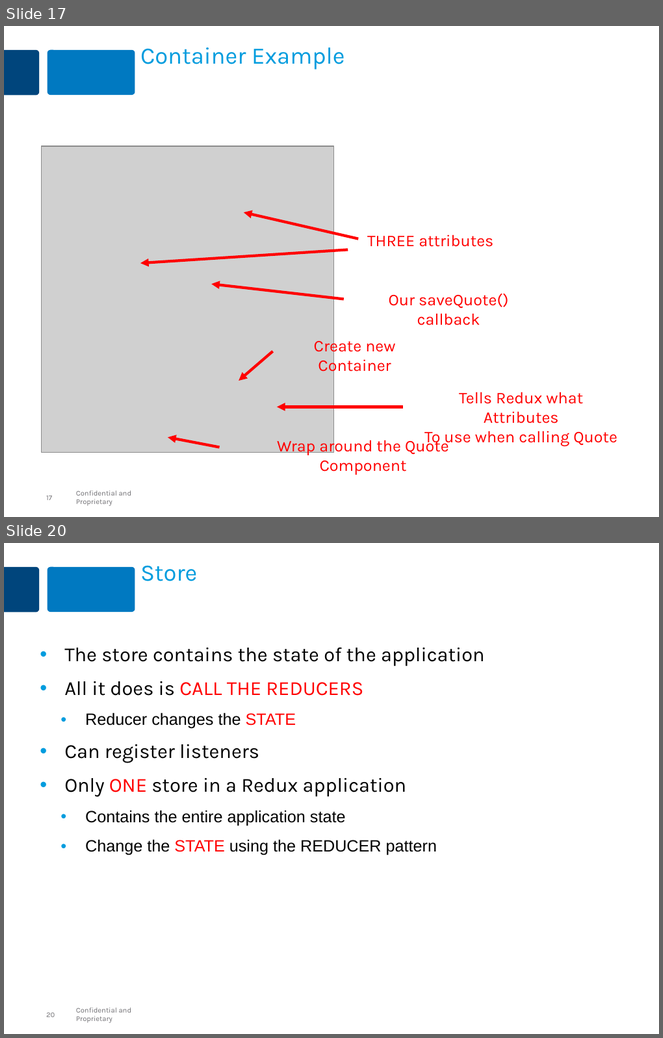
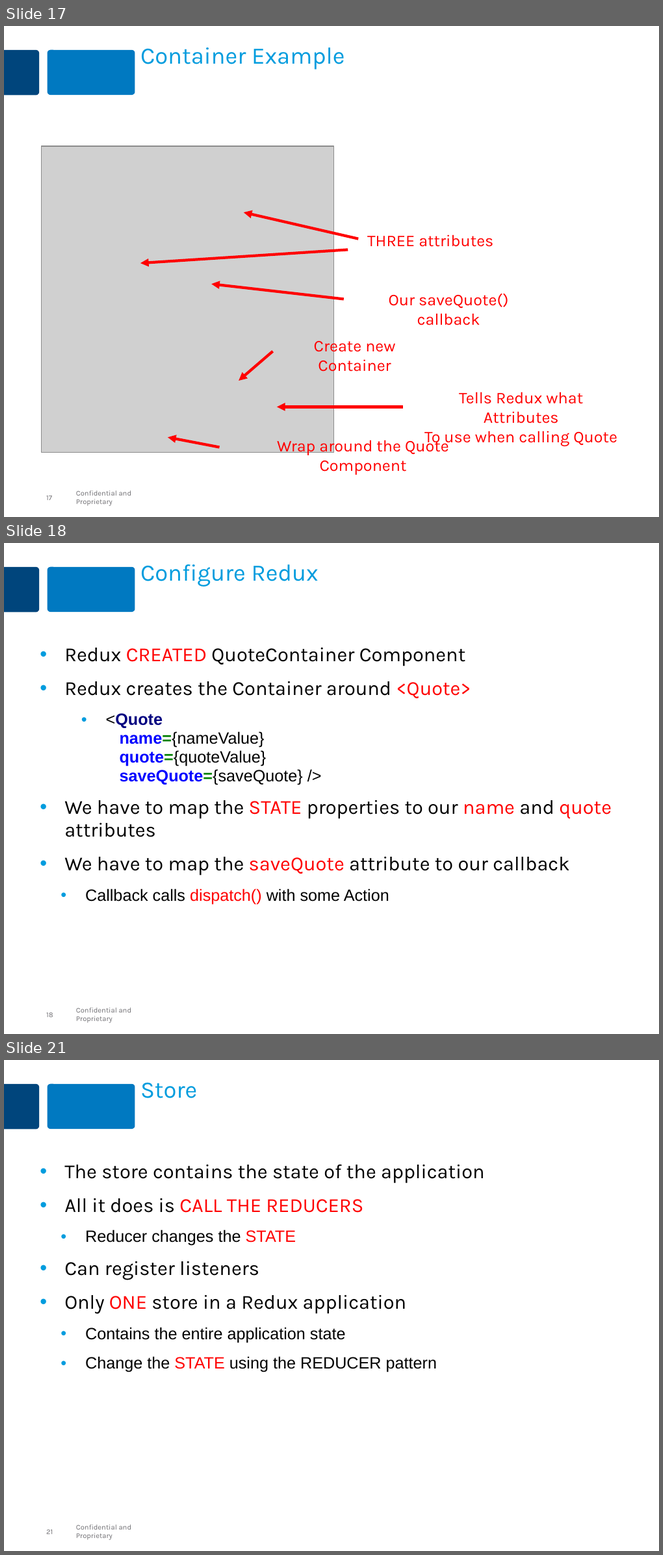
Before and after one commit to MaxMillington/react_practice, a slide deck: lesson-react-40-redux/react-redux.pptx. Shown one above the other, each under a label of ours: slides 17 and 20 before the commit, slides 17, 18 and 21 after it; the slides between them are not shown. The pictures are 663x1038 and 663x1555 pixels, drawn with LibreOffice and Linux fonts; fonts in the diff are those of the drawing; grey boxes stand for pictures. Boxes give left, top, right and bottom in pixels: in the first picture for what was removed or moved away, otherwise in the second. Text is boxed around its words. In the diff, an @@ line names an element or a change of style, - is before the commit and + after.

```diff
--- a/lesson-react-40-redux/react-redux.pptx
+++ b/lesson-react-40-redux/react-redux.pptx
@@ slide 18 added at (4, 543, 659, 1034), background #FFFFFF; not listed: 4 template elements that a slide beside it also shows @@
@@ title added at (140, 564, 319, 587), 26 pt, text #009CDE @@
+Configure Redux
@@ text added at (64, 648, 612, 905), 22 pt, text #000000 @@
+• Redux CREATED QuoteContainer Component
+• Redux creates the Container around <Quote>
+    • <Quote
+      name={nameValue}
+      quote={quoteValue}
+      saveQuote={saveQuote} />
+• We have to map the STATE properties to our name and quote attributes
+• We have to map the saveQuote attribute to our callback
+  • Callback calls dispatch() with some Action
@@ what was slide 20 is now slide 21 @@
@@ page number at (46, 1530, 53, 1534): text changed @@
-20
+21
```
Also in this commit, not shown: 2 slides changed, 4 other files.
